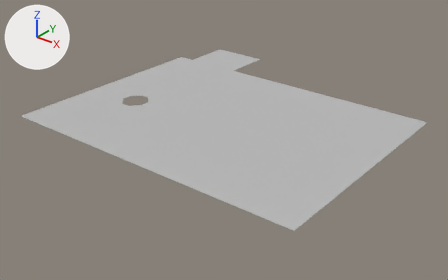
One commit to the FBX model Assets/Models/Level_3_Props/Map/Terrain.fbx: the scene before it, then after it.
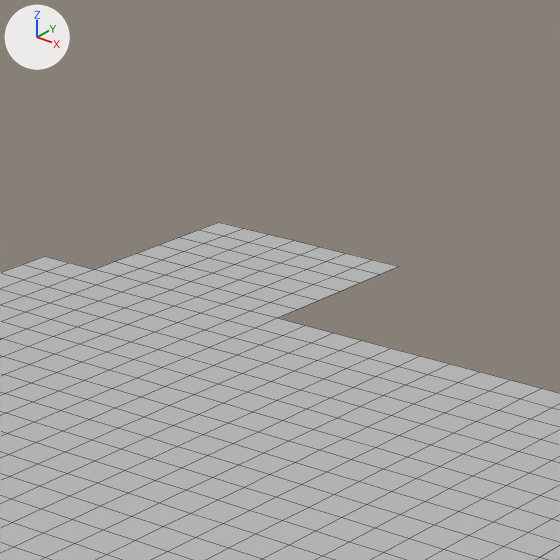
Old and new are each drawn whole from a camera (50 mm lens) standing at (301.9, -358.4, 161.4) and looking at (71.1, -69.9, -17.5) and again close up on the part from 38% to 66% of the width and 0% to 45% of the height. The lights are fixed; the arrows at upper left show +X, +Y and +Z. The close-ups show mesh edges as thin lines. Where no turn or scale is listed for an object, it has been applied to the vertices.

The scene before the commit, as lines of its bpy script (objects in view):
```python
me_mesh = bpy.data.meshes.new('Mesh')
me_mesh.from_pydata(...)  # 980 vertices, 912 faces; spans x -105.0..105.0, y -77.0..113.0, z 0.0
me_mesh.materials.append(mat_lambert1)  # grey #bcbcbc
ob_terrain = bpy.data.objects.new('Terrain', me_mesh)
ob_terrain.location = (73.4, -75.1, 0.0)
```
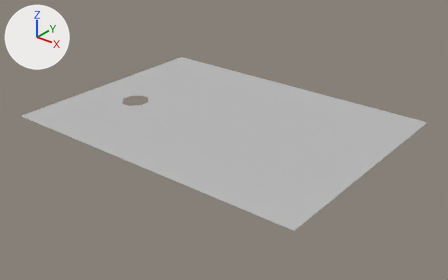
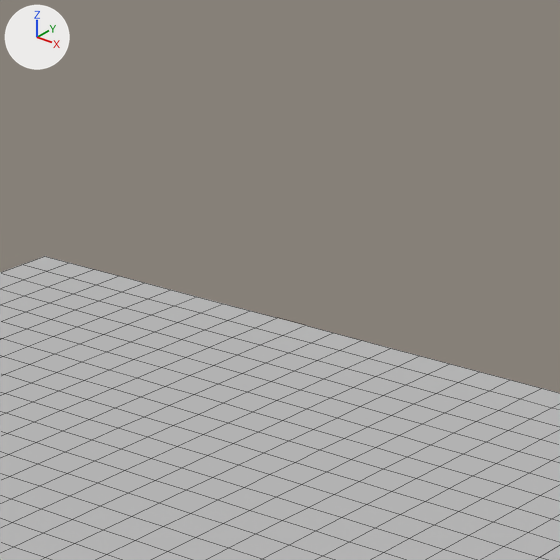
The newer file is also turned or shifted as a whole; pictures and numbers use the older file's frame.

Boxes [x1, y1, x2, y2] around the edits, measured in the close-ups (560 x 560 px):
'Terrain', reshaped
    before: [0, 222, 560, 560]
    after: [0, 256, 560, 560]
part 1 of me_mesh, deleted
    before: [95, 222, 398, 318]

Edits to the bpy script that builds the scene:
```text
Change me_mesh:
    used by ob_terrain; location = (73.4, -75.1, 0.0)
    remove me_mesh.from_pydata(...)  # 980 vertices, 912 faces; spans x -105.0..105.0, y -77.0..113.0, z 0.0
    add me_mesh.from_pydata(...)  # 932 vertices, 870 faces; spans x -105.0..105.0, y -77.0..77.0, z 0.0
    me_mesh part 1
    48 vertices are removed from x -93.0..-51.0, y 83.0..113.0, z 0.0
    42 faces are deleted
```
